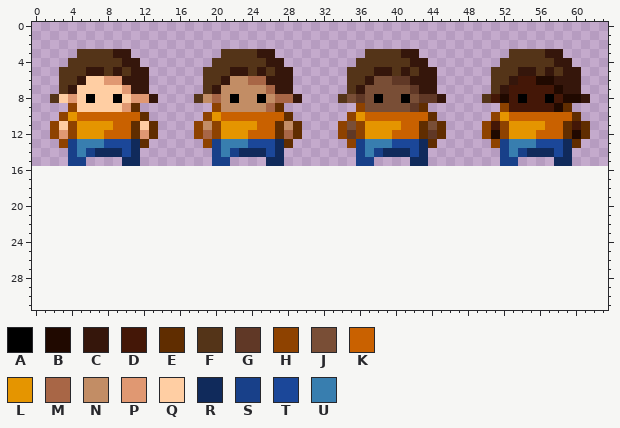
Two states of a pixel-art sprite, res/bodyColours.png. The picture above is the old version.
The file is 64x16 pixels. Colours within 5 levels of each other are drawn and written as one. The old version is drawn lined up with the new one, on the new canvas.
Palette (. is transparent): A #000000  B #200900  C #35160b  D #441707  E #602d00  F #543418  G #603826  H #8e4200  J #794e36  K #c96100  L #e59500  M #a86646  N #c28d65  P #e09872  Q #ffcea3  R #102a5b  S #184089  T #1b4799  U #387eaf
After:
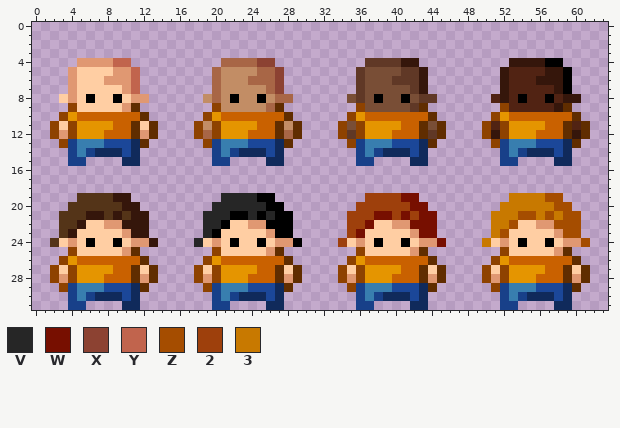
Colours new in this view: V #262626  W #770f00  X #8c4232  Y #c1644d  Z #a54d00  2 #9e400c  3 #c87900
Diff:
canvas 64x16 -> 64x32
@@ palette @@
-D #441707
+D #512313
@@ x 0..63 @@
  2 ................................................................
- 3 .....FFFFCC..........FFFFCC..........FFFFCC..........FFFFCC.....
- 4 ....FFFFFFCC........FFFFFFCC........FFFFFFCC........FFFFFFCC....
- 5 ...FFFCCFCFCC......FFFCCFCFCC......FFFCCFCFCC......FFFCCFCFCC...
- 6 ...FFCQQPPCCC......FFCNNMMCCC......FFCJJGGCCC......FFCDDBBCCC...
- 7 ...FCQQQQQPCC......FCNNNNNMCC......FCJJJJJGCC......FCDDDDDBCC...
- 8 ..FQPQAQQAQPPC....FNMNANNANMMC....FJGJAJJAJGGC....FDBDADDADBBC..
- 9 ....HQQQQQPE........HNNNNNME........HJJJJJGE........HDDDDDBE....
+ 3 ................................................................
+ 4 .....PPPPYY..........MMMMXX..........GGGGCC..........CCCCAA.....
+ 5 ....PQQQQPPY........MNNNNMMX........GJJJJGGC........CDDDDCCA....
+ 6 ....PQQQPPPY........MNNNMMMX........GJJJGGGC........CDDDCCCA....
+ 7 ....PQQQQQPY........MNNNNNMX........GJJJJJGC........CDDDDDCA....
+ 8 ...QPQAQQAQPP......NMNANNANMM......JGJAJJAJGG......DCDADDADCC...
+ 9 ....HQQQQQPE........HNNNNNME........HJJJJJGE........HDDDDDCE....
 10 ...HLKKKKKKKE......HLKKKKKKKE......HLKKKKKKKE......HLKKKKKKKE...
 11 ..HQHLLLLKKEQE....HNHLLLLKKENE....HJHLLLLKKEJE....HDHLLLLKKEDE..
-12 ..HPHLLLKKKEPE....HMHLLLKKKEME....HGHLLLKKKEGE....HBHLLLKKKEBE..
+12 ..HPHLLLKKKEPE....HMHLLLKKKEME....HGHLLLKKKEGE....HCHLLLKKKECE..
 13 ...HSUUUTTTRE......HSUUUTTTRE......HSUUUTTTRE......HSUUUTTTRE...
@@ x 0..63 @@
 18 ................................................................
-19 ................................................................
-20 ................................................................
-21 ................................................................
-22 ................................................................
-23 ................................................................
-24 ................................................................
-25 ................................................................
-26 ................................................................
-27 ................................................................
-28 ................................................................
-29 ................................................................
-30 ................................................................
-31 ................................................................
+19 .....FFFFCC..........VVVVAA..........2222WW..........3333ZZ.....
+20 ....FFFFFFCC........VVVVVVAA........222222WW........333333ZZ....
+21 ...FFFCCFCFCC......VVVAAVAVAA......222WW2W2WW......333ZZ3Z3ZZ...
+22 ...FFCQQPPCCC......VVAQQPPAAA......22WQQPPWWW......33ZQQPPZZZ...
+23 ...FCQQQQQPCC......VAQQQQQPAA......2WQQQQQPWW......3ZQQQQQPZZ...
+24 ..FQPQAQQAQPPC....VQPQAQQAQPPA....2QPQAQQAQPPW....3QPQAQQAQPPZ..
+25 ....HQQQQQPE........HQQQQQPE........HQQQQQPE........HQQQQQPE....
+26 ...HLKKKKKKKE......HLKKKKKKKE......HLKKKKKKKE......HLKKKKKKKE...
+27 ..HQHLLLLKKEQE....HQHLLLLKKEQE....HQHLLLLKKEQE....HQHLLLLKKEQE..
+28 ..HPHLLLKKKEPE....HPHLLLKKKEPE....HPHLLLKKKEPE....HPHLLLKKKEPE..
+29 ...HSUUUTTTRE......HSUUUTTTRE......HSUUUTTTRE......HSUUUTTTRE...
+30 ....SUSRRRTR........SUSRRRTR........SUSRRRTR........SUSRRRTR....
+31 ....SS....RR........SS....RR........SS....RR........SS....RR....
Changed places in both pictures, as pixel boxes (x1, y1, x2, y2):
changed: (50, 49, 158, 103)
changed: (194, 49, 302, 103)
changed: (338, 49, 590, 139)
added: (50, 193, 158, 310)
added: (194, 193, 302, 310)
added: (338, 193, 590, 310)
